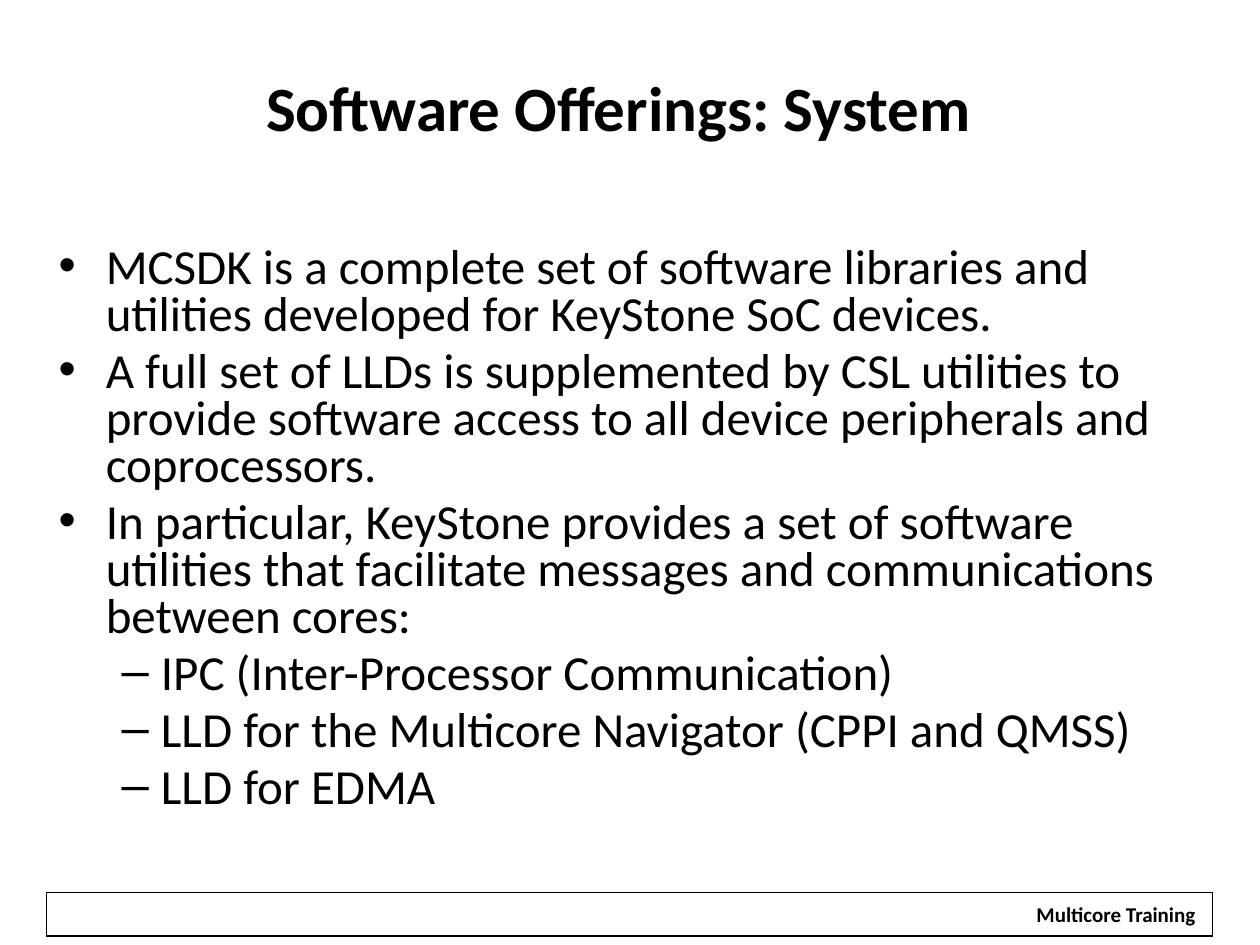
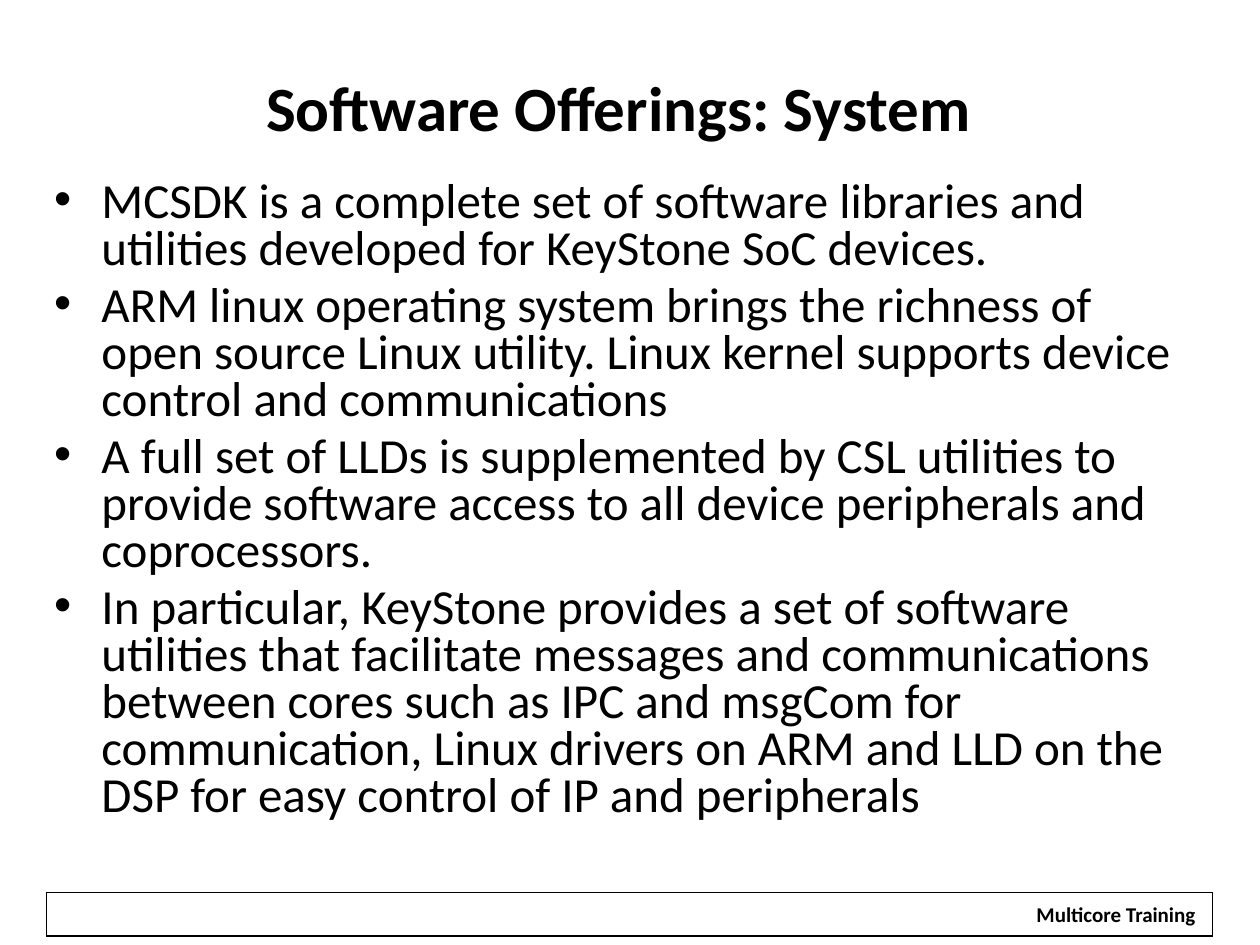
Before and after one commit to hari1989/keystone-workshop, a slide deck: slide 18 of slides/KeyStone Multicore Design.pptx. Drawn at 1260x945 pixels with LibreOffice and Linux fonts; fonts in the diff are those of the drawing; background and template pictures are left out. Boxes give left, top, right and bottom in pixels: in the first picture for what was removed or moved away, otherwise in the second. Text is boxed around its words. In the diff, an @@ line names an element or a change of style, - is before the commit and + after.

Commit message:
Update for KeyStone II  (Adding ARM)

```diff
--- a/slides/KeyStone Multicore Design.pptx
+++ b/slides/KeyStone Multicore Design.pptx
@@ text "MCSDK is a complete set ...": place and size @@
-text "MCSDK is a complete set ..." at (106,250,1154,805)
+text "MCSDK is a complete set ..." at (101,184,1170,820)
@@ text at (101,288,1170,417): paragraph added @@
+• ARM linux operating system brings the richness of open source Linux utility. Linux kernel supports device control and communications
@@ text at (101,590,1163,820): text changed @@
-• In particular, KeyStone provides a set of software utilities that facilitate messages and communications between cores:
-  – IPC (Inter-Processor Communication)
-  – LLD for the Multicore Navigator (CPPI and QMSS)
-  – LLD for EDMA
+• In particular, KeyStone provides a set of software utilities that facilitate messages and communications between cores such as IPC and msgCom for communication, Linux drivers on ARM and LLD on the DSP for easy control of IP and peripherals
```
Also in this commit, not shown: 14 other slides changed, 2 slides removed.
